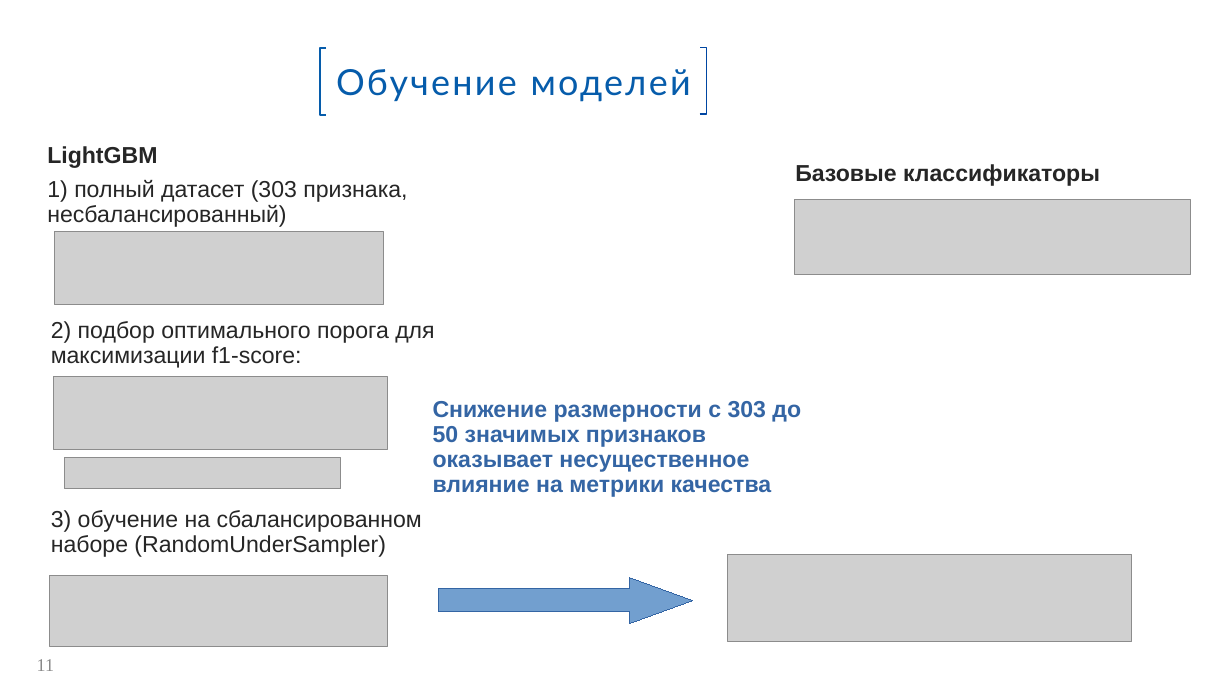
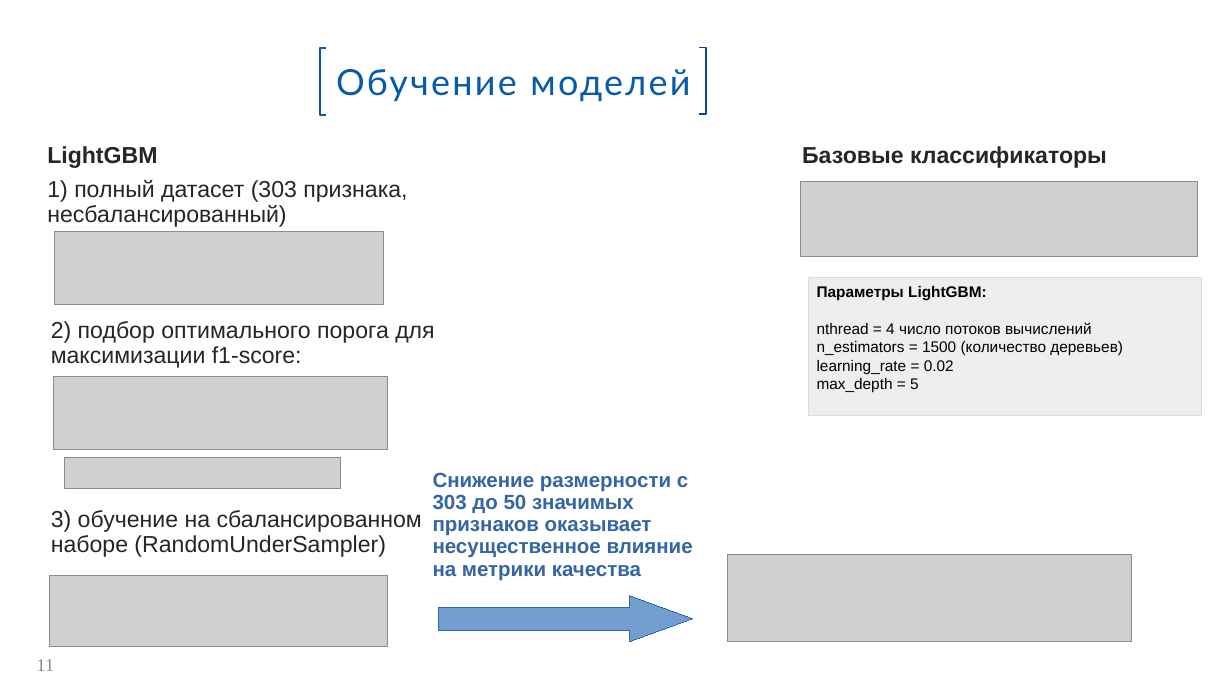
Before and after one commit to Spring-31/HC_default_risk, a slide deck: slide 11 of Прогнозирование_вероятности_дефолта.pptx. Drawn at 1232x693 pixels with LibreOffice and Linux fonts; fonts in the diff are those of the drawing; grey boxes stand for pictures; background and template pictures are left out. Boxes give left, top, right and bottom in pixels: in the first picture for what was removed or moved away, otherwise in the second. Text is boxed around its words. In the diff, an @@ line names an element or a change of style, - is before the commit and + after.

```diff
--- a/Прогнозирование_вероятности_дефолта.pptx
+++ b/Прогнозирование_вероятности_дефолта.pptx
@@ text "Базовые классификаторы": place and size @@
-text "Базовые классификаторы" at (795,164,1100,186)
+text "Базовые классификаторы" at (802,146,1107,168)
@@ picture: place and size @@
-picture at (794,200,1190,274)
+picture at (801,182,1198,257)
@@ rectangle added at (809,277,1202,416), fill #EEEEEE, outline #DDDDDD 0 pt @@
@@ text added at (817,286,1123,393), 12 pt, text #000000 @@
+Параметры LightGBM:
+nthread = 4 число потоков вычислений
+n_estimators = 1500 (количество деревьев)
+learning_rate = 0.02
+max_depth = 5
@@ text "Снижение размерности с 303 до ...": place and size @@
-text "Снижение размерности с 303 до ..." at (433,401,801,497)
+text "Снижение размерности с 303 до ..." at (433,472,693,580)
@@ text "Снижение размерности с 303 до ..." at (433,472,693,580): size 18 to 16 pt @@
@@ right arrow: place and size @@
-right arrow at (439,578,693,624)
+right arrow at (439,596,693,642)
```
Also in this commit, not shown: 11 other slides changed, 2 slides added, 2 slides removed, 4 other files.
